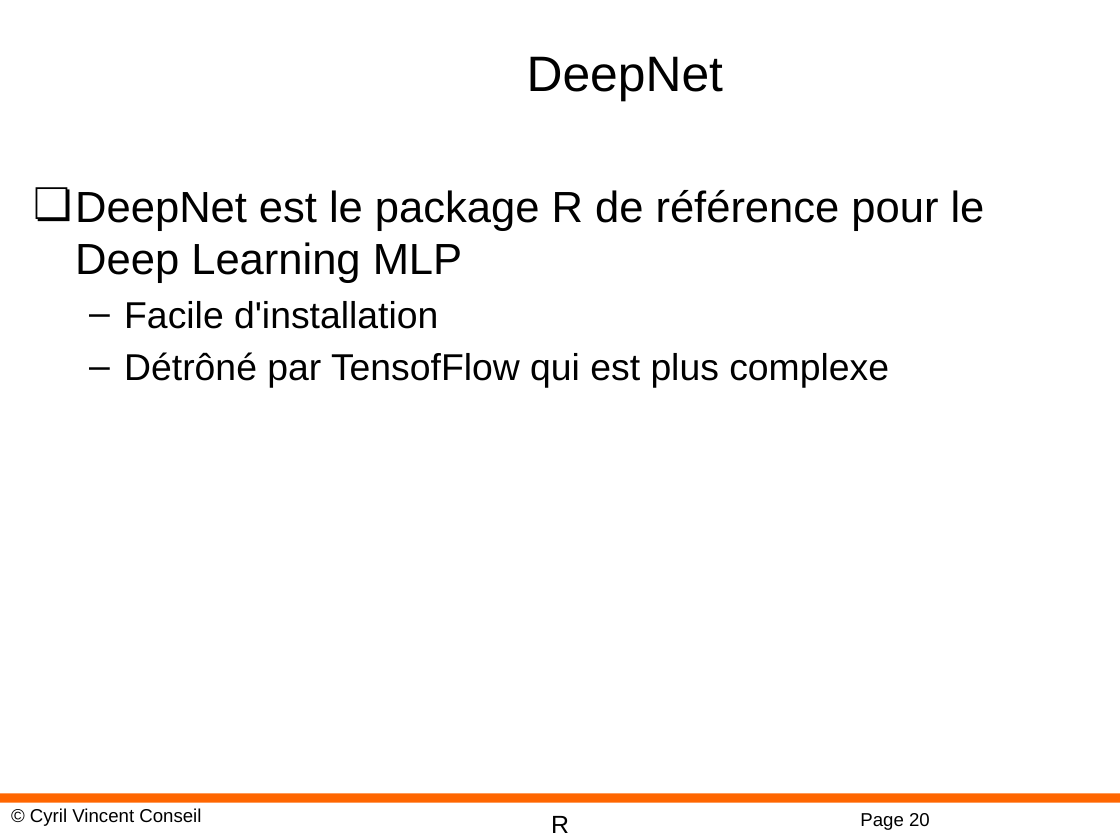
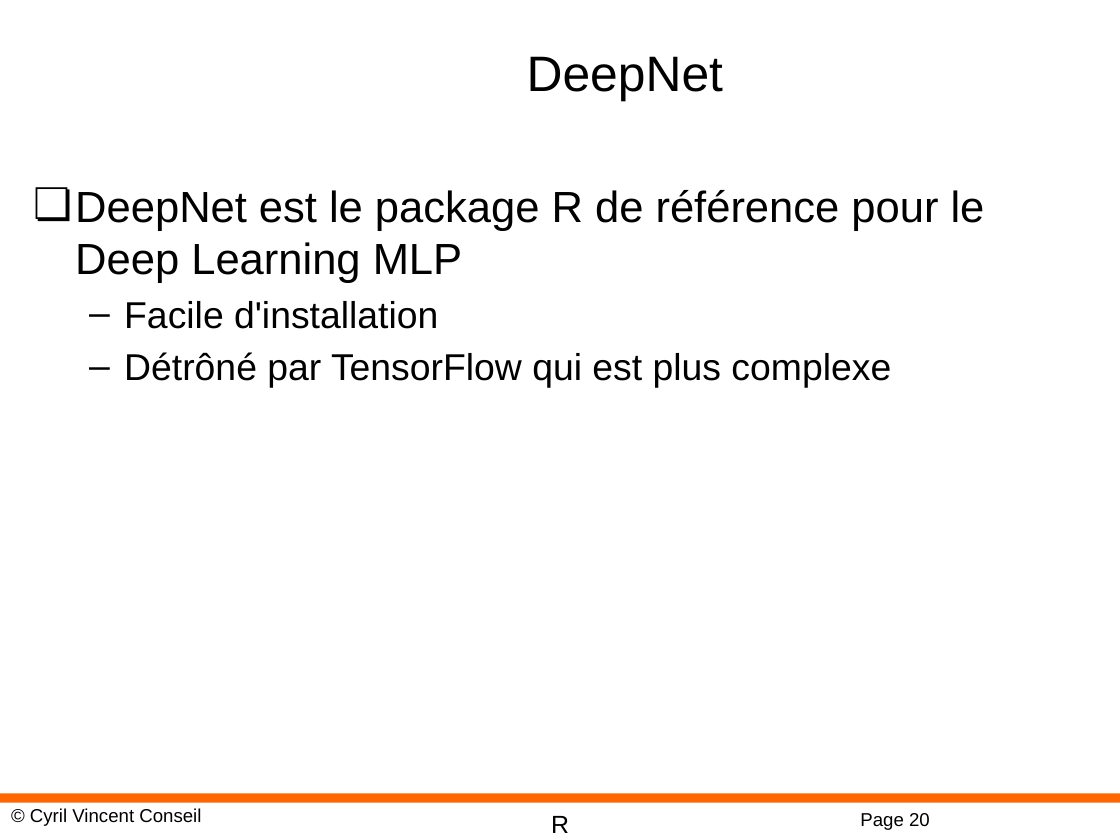
Before and after one commit to cyrilvincent/R, a slide deck: slide 20 of ppt/R-15-DeepLearning.pptx. Drawn at 1120x840 pixels with LibreOffice and Linux fonts; fonts in the diff are those of the drawing; background and template pictures are left out. Boxes give left, top, right and bottom in pixels: in the first picture for what was removed or moved away, otherwise in the second. Text is boxed around its words. In the diff, an @@ line names an element or a change of style, - is before the commit and + after.

Commit message:
pyxalis final

```diff
--- a/ppt/R-15-DeepLearning.pptx
+++ b/ppt/R-15-DeepLearning.pptx
@@ text at (x1=124, y1=352, x2=891, y2=387): text changed @@
-  – Détrôné par TensofFlow qui est plus complexe
+  – Détrôné par TensorFlow qui est plus complexe
```
